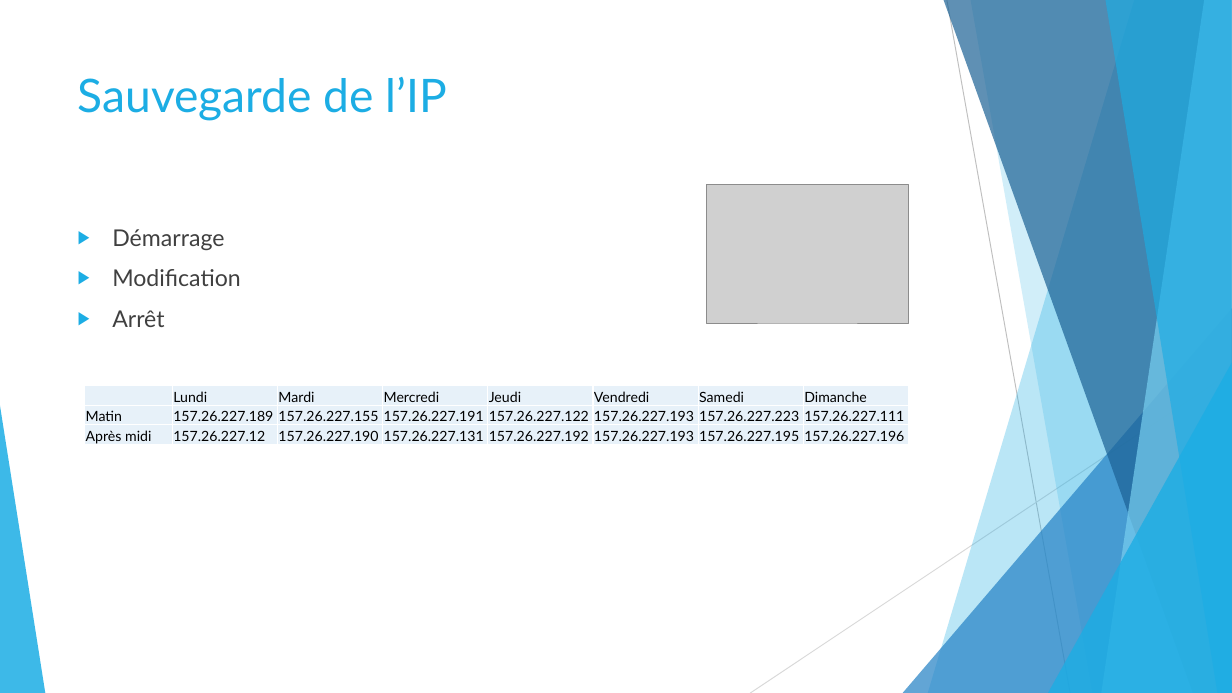
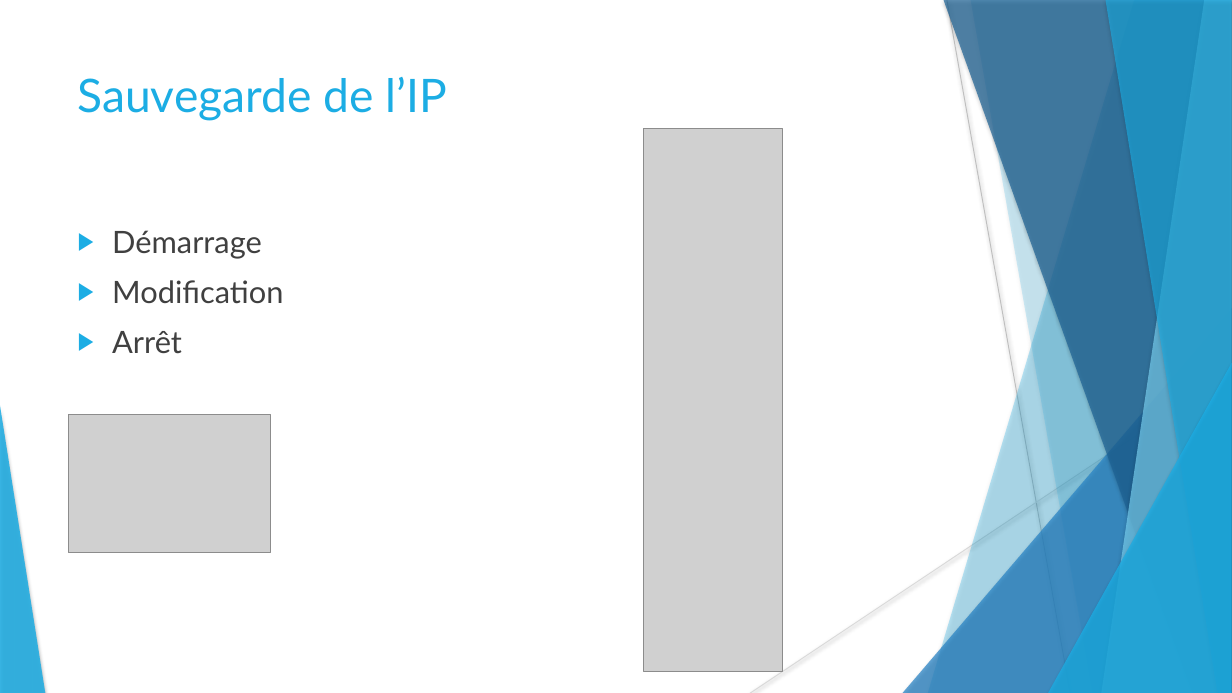
Before and after one commit to stany24/Imepro, a slide deck: slide 8 of Planification/Imepro.pptx. Drawn at 1232x693 pixels with LibreOffice and Linux fonts; fonts in the diff are those of the drawing; grey boxes stand for pictures. Boxes give left, top, right and bottom in pixels: in the first picture for what was removed or moved away, otherwise in the second. Text is boxed around its words. In the diff, an @@ line names an element or a change of style, - is before the commit and + after.

Commit message:
Présentation

```diff
--- a/Planification/Imepro.pptx
+++ b/Planification/Imepro.pptx
@@ freeform shape at (x1=970, y1=0, x2=1232, y2=693): shadow on; outline redrawn @@
@@ picture added at (x1=643, y1=128, x2=782, y2=672) @@
@@ text "Démarrage" at (x1=112, y1=230, x2=283, y2=354): size 18 to 24 pt @@
@@ table removed at (x1=85, y1=386, x2=910, y2=448), 3 rows, 8 columns @@
- | Lundi | Mardi | Mercredi | Jeudi | Vendredi | Samedi | Dimanche
-Matin | 157.26.227.189 | 157.26.227.155 | 157.26.227.191 | 157.26.227.122 | 157.26.227.193 | 157.26.227.223 | 157.26.227.111
-Après midi | 157.26.227.12 | 157.26.227.190 | 157.26.227.131 | 157.26.227.192 | 157.26.227.193 | 157.26.227.195 | 157.26.227.196
@@ shadow on in 7 elements at (x1=928, y1=0, x2=1232, y2=693), (x1=903, y1=308, x2=1232, y2=693), (x1=944, y1=0, x2=1232, y2=693), (x1=1102, y1=0, x2=1232, y2=693), (x1=1105, y1=0, x2=1232, y2=693), (x1=1048, y1=363, x2=1232, y2=693), (x1=0, y1=406, x2=45, y2=693) @@
@@ picture moved from (x1=707, y1=185, x2=909, y2=323) to (x1=68, y1=414, x2=271, y2=553) @@
```
Also in this commit, not shown: 27 other slides changed, 5 slides added, 1 slide removed, 1 other file.
